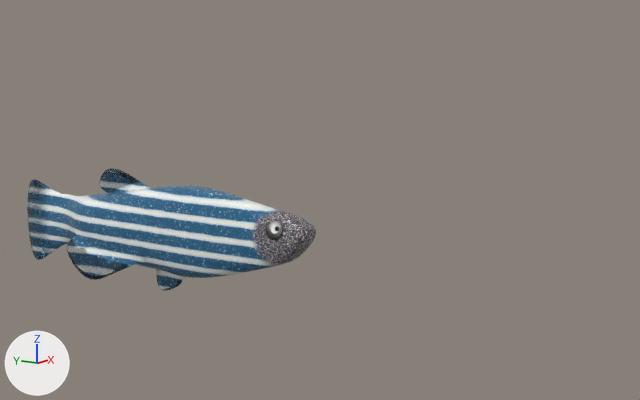
The Blender file Blender files/fish.blend, before and after one commit.
One viewpoint serves both versions: a 50 mm lens placed at (-0.311, -0.316, 0.302), pointed at (0.191, 0.028, 0.189). Arrows for +X, +Y and +Z are at lower left; the lights stay in place.

In view in the first picture: 'zebra danio.001'.
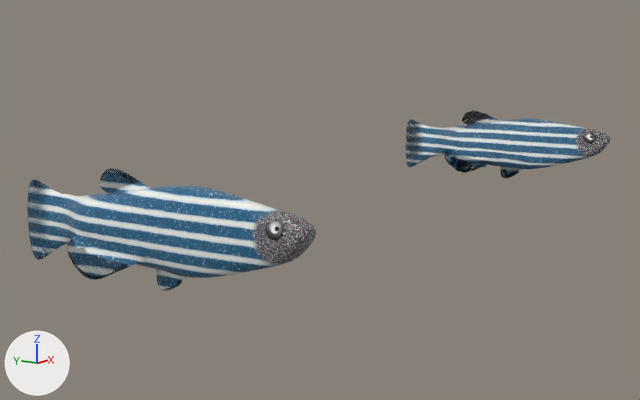
Pixel boxes (x1, y1, x2, y2) of what changed, in the pictures (640 x 400 px):
'zebra danio.LP', added
    after: (405, 110, 610, 178)

Edits to the bpy script that builds the scene:
```text
Add img_zebra_danio_lp_zebra_danio_normal_png:
    img_zebra_danio_lp_zebra_danio_normal_png = load_image('zebra danio LP_zebra danio_Normal.png', 'LP/zebra danio LP_zebra danio_Normal.png', 1024, 1024, 'sRGB')
Add img_zebra_danio_lp_zebra_danio_roughness_png:
    img_zebra_danio_lp_zebra_danio_roughness_png = load_image('zebra danio LP_zebra danio_Roughness.png', 'LP/zebra danio LP_zebra danio_Roughness.png', 1024, 1024, 'sRGB')
Add img_zebra_danio_lp_zebra_danio_basecolor_png:
    img_zebra_danio_lp_zebra_danio_basecolor_png = load_image('zebra danio LP_zebra danio_BaseColor.png', 'LP/zebra danio LP_zebra danio_BaseColor.png', 1024, 1024, 'sRGB')
Add mat_zebra_danio_lp:
    mat_zebra_danio_lp = bpy.data.materials.new('zebra danio.LP')
    # uses the picture img_zebra_danio_lp_zebra_danio_basecolor_png
    # uses the picture img_zebra_danio_lp_zebra_danio_normal_png
    # uses the picture img_zebra_danio_lp_zebra_danio_roughness_png
    # uses the picture img_zebra_danio_zebra_danio_height_png
    # uses the picture img_zebra_danio_zebra_danio_transmission_png
Add me_cube_001:
    me_cube_001.from_pydata(...)  # 314 vertices, 680 faces; spans x -0.018..0.018, y -0.098..0.093, z -0.03..0.029
    me_cube_001.polygons.foreach_set('use_smooth', [True] * 680)
    me_cube_001.materials.append(mat_zebra_danio_lp)
Add ob_zebra_danio_lp:
    ob_zebra_danio_lp = bpy.data.objects.new('zebra danio.LP', me_cube_001)
    ob_zebra_danio_lp.location = (0.4311, 0.0, 0.2066)
```
